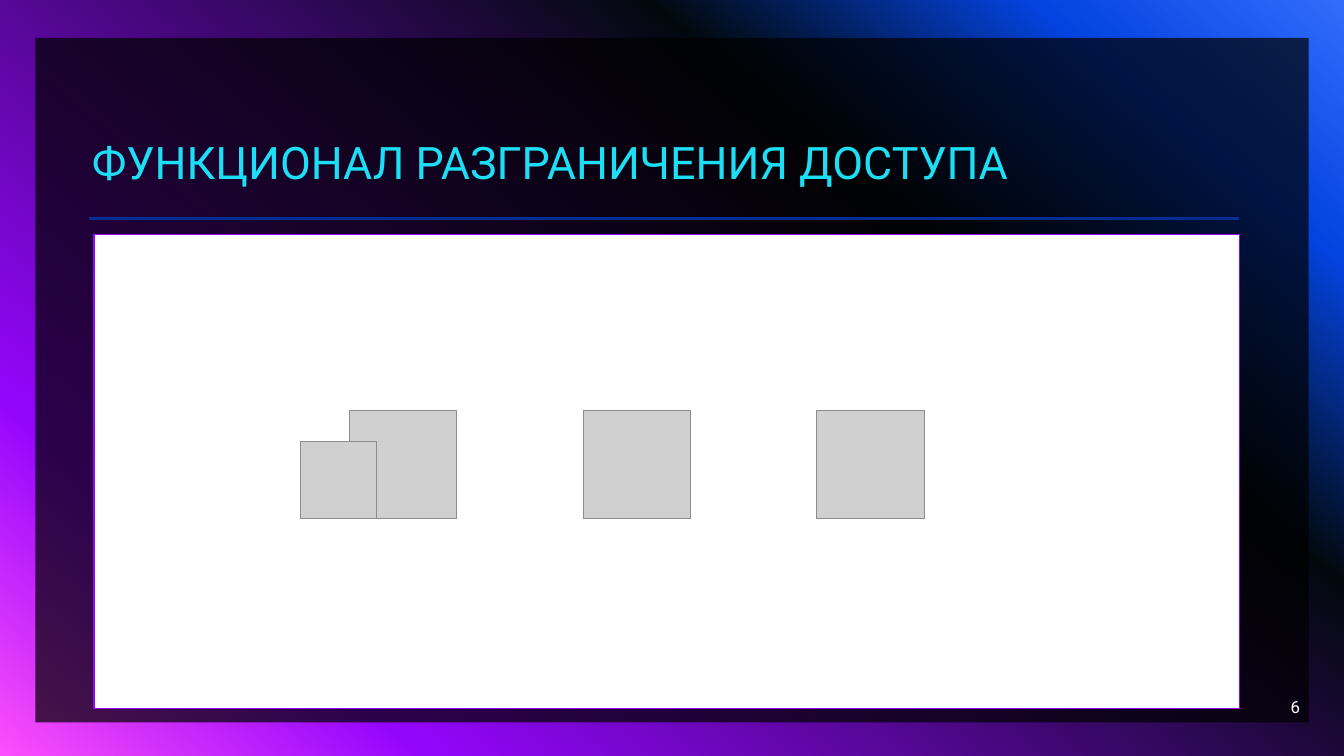
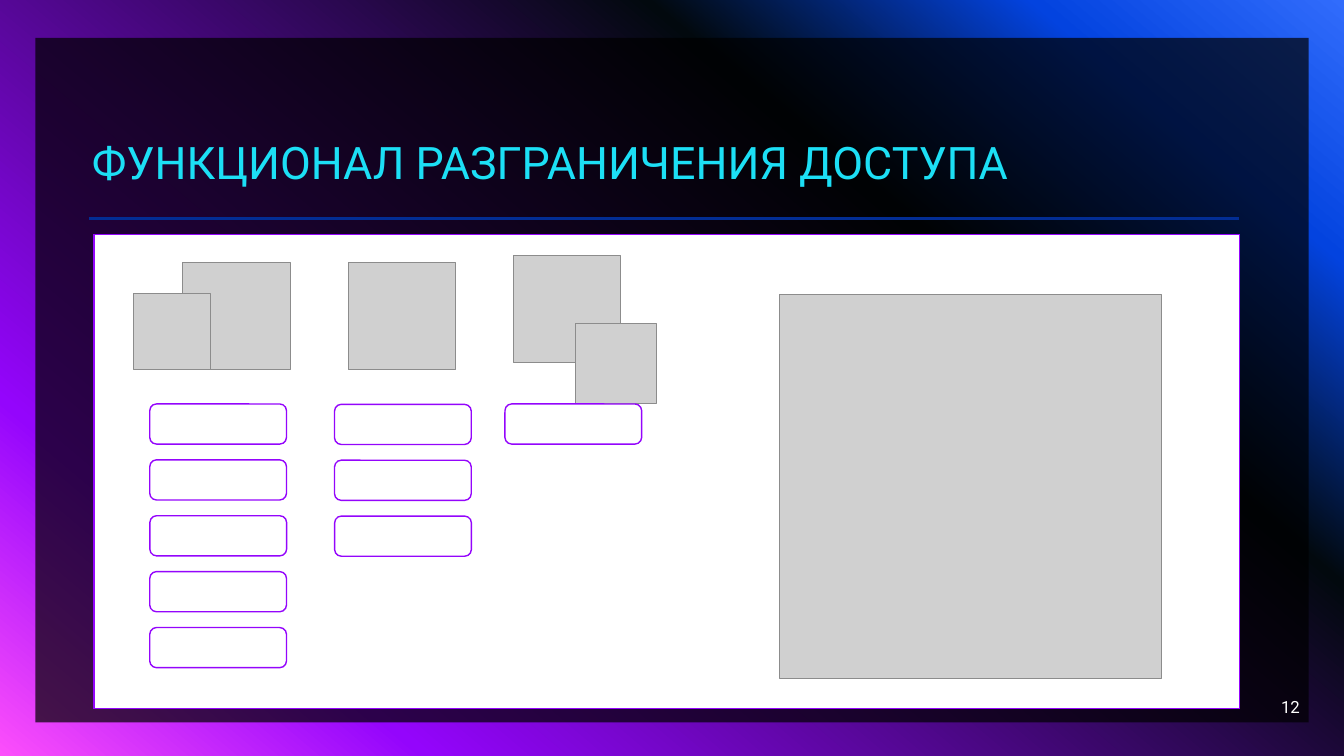
Before and after one commit to KrivoSoft/Parcot, a slide deck: slide 12 of Презентация Parcot.pptx (slide 6 before the commit). Drawn at 1344x756 pixels with LibreOffice and Linux fonts; fonts in the diff are those of the drawing; grey boxes stand for pictures. Boxes give left, top, right and bottom in pixels: in the first picture for what was removed or moved away, otherwise in the second. Text is boxed around its words. In the diff, an @@ line names an element or a change of style, - is before the commit and + after.

```diff
--- a/Презентация Parcot.pptx
+++ b/Презентация Parcot.pptx
@@ picture moved from (x1=350, y1=411, x2=458, y2=519) to (x1=182, y1=262, x2=290, y2=370) @@
@@ picture moved from (x1=583, y1=411, x2=691, y2=519) to (x1=348, y1=262, x2=456, y2=370) @@
@@ picture moved from (x1=817, y1=411, x2=925, y2=519) to (x1=513, y1=256, x2=621, y2=364) @@
@@ picture moved from (x1=300, y1=442, x2=377, y2=518) to (x1=134, y1=293, x2=211, y2=370) @@
@@ picture added at (x1=780, y1=295, x2=1162, y2=680) @@
@@ picture added at (x1=576, y1=324, x2=656, y2=404) @@
@@ rounded rectangle added at (x1=150, y1=404, x2=287, y2=445), fill #FFFFFF, outline #9405FC 1 pt @@
@@ rounded rectangle added at (x1=335, y1=404, x2=472, y2=445), fill #FFFFFF, outline #9405FC 1 pt @@
@@ rounded rectangle added at (x1=505, y1=404, x2=642, y2=445), fill #FFFFFF, outline #9405FC 1 pt @@
@@ rounded rectangle added at (x1=150, y1=460, x2=287, y2=500), fill #FFFFFF, outline #9405FC 1 pt @@
@@ rounded rectangle added at (x1=335, y1=461, x2=472, y2=501), fill #FFFFFF, outline #9405FC 1 pt @@
@@ rounded rectangle added at (x1=150, y1=516, x2=287, y2=557), fill #FFFFFF, outline #9405FC 1 pt @@
@@ rounded rectangle added at (x1=335, y1=516, x2=472, y2=557), fill #FFFFFF, outline #9405FC 1 pt @@
@@ rounded rectangle added at (x1=150, y1=572, x2=287, y2=612), fill #FFFFFF, outline #9405FC 1 pt @@
@@ rounded rectangle added at (x1=150, y1=628, x2=287, y2=668), fill #FFFFFF, outline #9405FC 1 pt @@
@@ page number at (x1=1281, y1=701, x2=1300, y2=713): text changed @@
-6
+12
```
Also in this commit, not shown: 2 other slides changed, 7 slides added, 3 slides removed.
